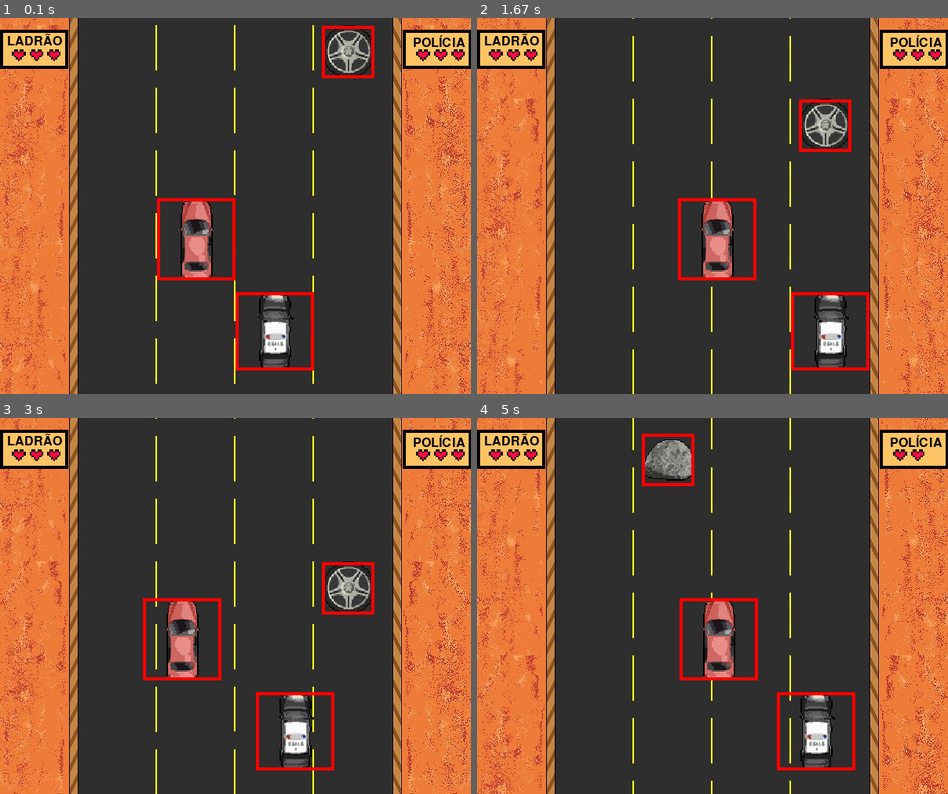
Above: before the commit, frames 1-4 (two rows, left to right).
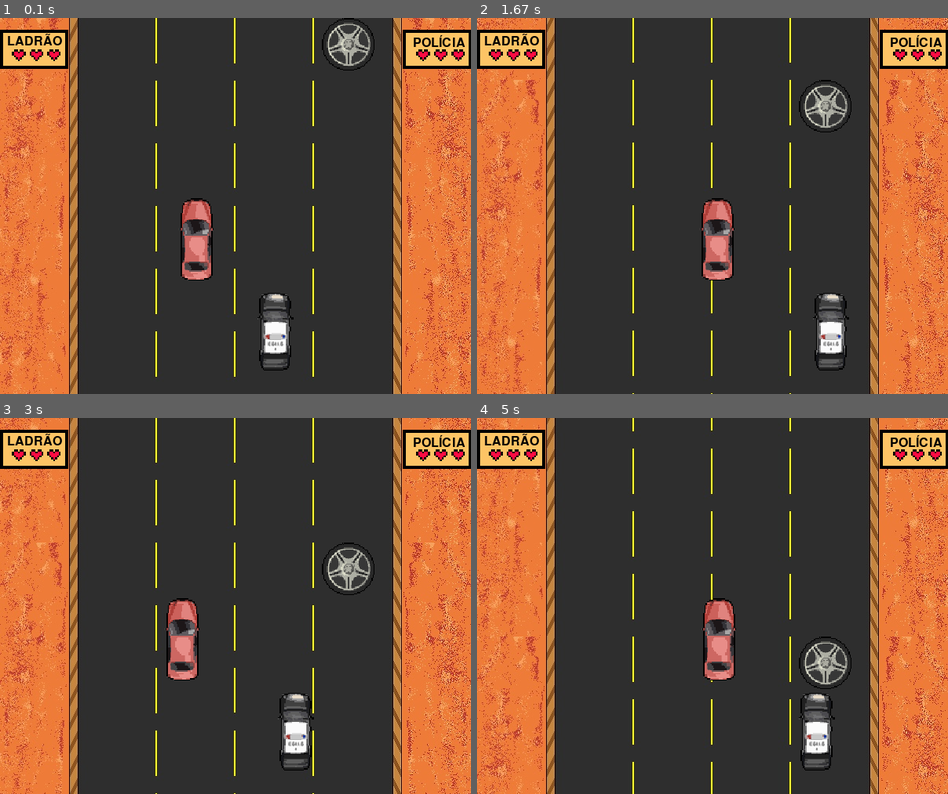
Above: after the commit, the same moments.

Repository: Fdemaiaar/PyGame_Desoft
Game: pygame game, started from main.py
Two runs of this game, one before a commit and one after it. Both use one fixed random seed, a clock stepped at 60 frames per second and the inputs below.
Inputs:
- Up to frame 1 (0.1 s): no input
- Up to frame 2 (1.67 s): tap Space at 0.33, 0.73, 1.03, 1.23, 1.53 s; hold Right 0.67-1.13 s; hold Right 1.17-1.63 s; hold D 1.17-1.63 s
- Up to frame 3 (3 s): hold Left 1.67-2.2 s; hold A 1.67-2.2 s; tap Space at 1.73, 2.03, 2.3, 2.6, 2.73 s; hold Left 2.23-2.63 s; hold A 2.23-2.63 s; hold Right from 2.67 s (still down); hold D from 2.67 s (still down)
- Up to frame 4 (5 s): tap Space at 3.03, 3.4, 3.7, 3.9, 4.2, 4.4, 4.7, 4.9 s; release Right at 3.3 s; release D at 3.3 s; hold Left 3.33-3.8 s; hold A 3.33-3.8 s; hold Right 3.83-4.3 s; hold D 3.83-4.3 s; hold Right 4.33-4.8 s; hold D 4.33-4.8 s; hold Left from 4.83 s (still down); hold A from 4.83 s (still down)

The runs differ from the first frame. In frame 1, 12% of the frame differs, in the area x 0-100%, y 0-100%; in frame 2, 12%; in frame 3, 12%; in frame 4, 13%.

Commit message:
colisões certas + tecla espaço

Diff:
--- a/main.py
+++ b/main.py
@@ -75,7 +75,7 @@
 # Numero de batidas de cada carro
 batidas_lad = 0
 batidas_pol = 0
-velocidade = 1
+velocidade = 0
 
 jogo = True # Variavel para o jogo ficar rodando
 obst = False # Variavel
@@ -109,6 +109,10 @@
     screen.blit(bg, (0,0))
     tecla = pygame.key.get_pressed()
 
+    # Entrada Do Jogo
+    if tecla[pygame.K_SPACE]:
+        velocidade = 1
+
     # Movimento da Pista
     rel_y = y % bg.get_rect().height
     screen.blit(bg, (0,rel_y - bg.get_rect().height))
@@ -132,20 +136,16 @@
 
 
     # Colisões
-    ladrao_rect = imagens['ladrao'].retangulo()
-    policia_rect = imagens['policia'].retangulo()
+    ladrao_rect = pygame.Rect((ladrao_x + 24),ladrao_y,52,100)
+    policia_rect = pygame.Rect((policia_x + 23),policia_y,52,100)
     obstaculo_rect = o.retangulo()
 
-    ladrao_rect.x = ladrao_x
-    ladrao_rect.y = ladrao_y
-    policia_rect.x = policia_x
-    policia_rect.y = policia_y
     obstaculo_rect.x = obs_x
     obstaculo_rect.y = obs_y
 
-    pygame.draw.rect(screen, (255,0,0), ladrao_rect, 4)
-    pygame.draw.rect(screen, (255,0,0), policia_rect, 4)
-    pygame.draw.rect(screen, (255,0,0), obstaculo_rect, 4)
+    #pygame.draw.rect(screen, (0,0,0), ladrao_rect, 4)
+    #pygame.draw.rect(screen, (0,0,0), policia_rect, 4)
+    #pygame.draw.rect(screen, (0,0,0), obstaculo_rect, 4)
 
     if colisao() or obs_y == 465: # se o obstaculo passar a tela ou tiver uma colisao
         obst = False
